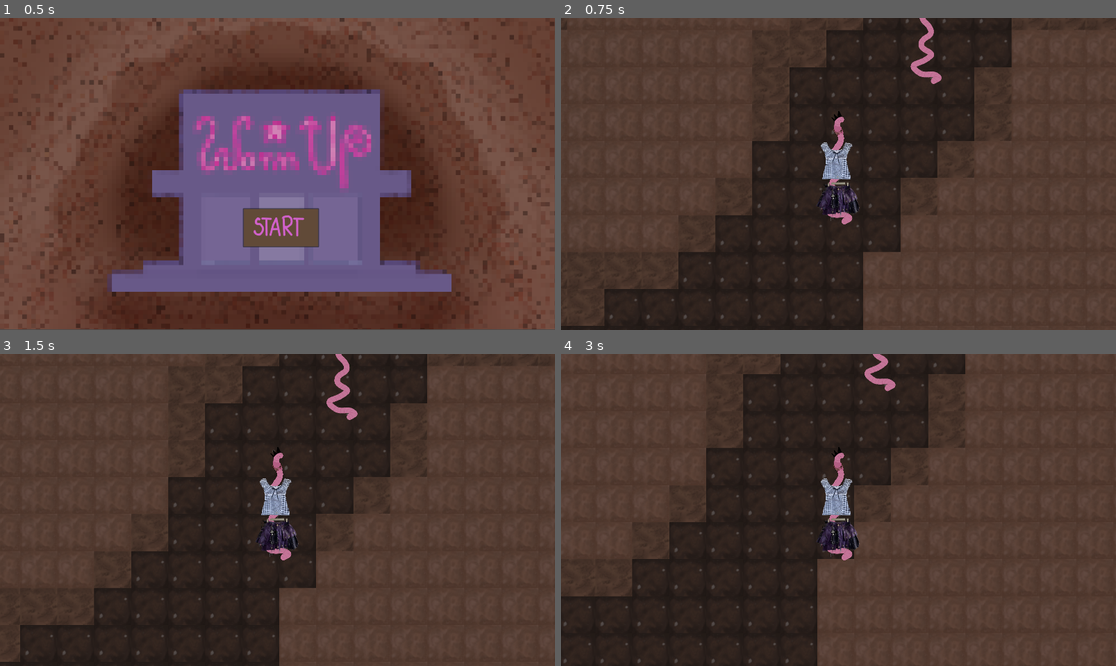
Above: before the commit, frames 1-4 (two rows, left to right).
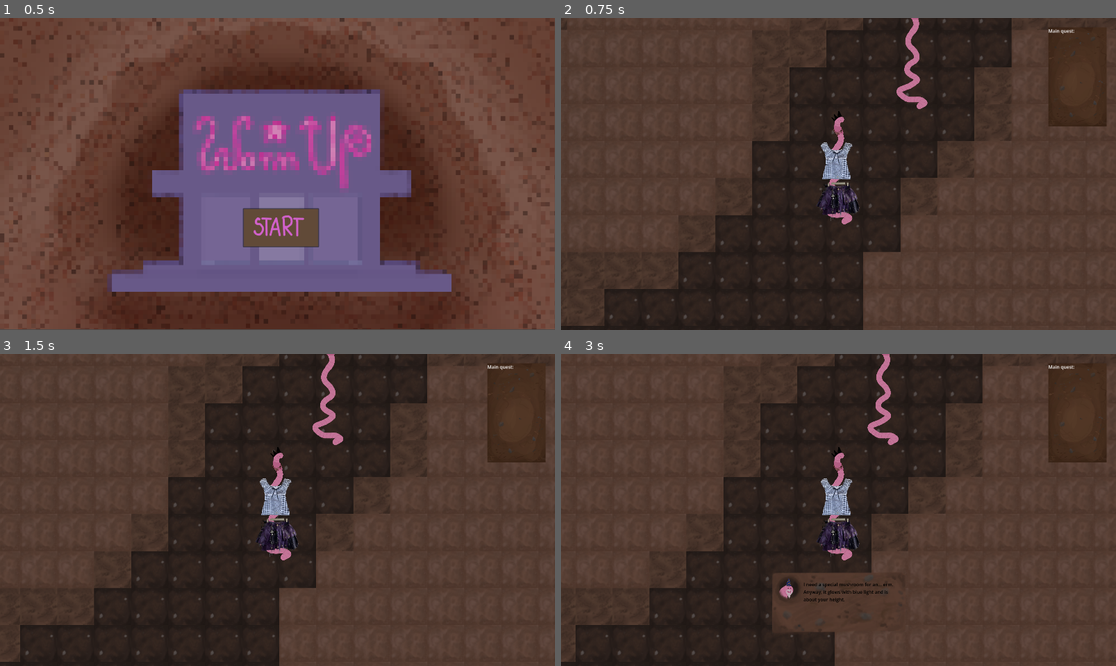
Above: after the commit, the same moments.

Repository: WiktorKociuba/worm-up
Game: Godot game, scene res://scenes/start.tscn
Two runs of this game, one before a commit and one after it. Both use one fixed random seed, a clock stepped at 60 frames per second and the inputs below.
Inputs (mouse positions are in pixels of both pictures, inside the frame that each line leads up to):
- Up to frame 1 (0.5 s): no input
- Up to frame 2 (0.75 s): click (844, 227) at 0.5 s
- Up to frame 3 (1.5 s): tap Enter at 1.25 s; move the mouse to (399, 494) at 1.27 s; hold D (right) from 1.28 s (still down); tap Alt at 1.35 s; click (399, 494) at 1.42 s
- Up to frame 4 (3 s): tap Space at 2 s; move the mouse to (727, 525) at 2.02 s; release D (right) at 2.03 s; hold S (down) 2.03-2.78 s; tap Shift at 2.1 s; click (727, 525) at 2.17 s; tap Enter at 2.75 s; move the mouse to (894, 441) at 2.77 s; hold D (right) from 2.78 s (still down); tap Alt at 2.85 s; click (894, 441) at 2.92 s

Frame 1 is identical in both runs. In frame 2, 1.7% of the frame differs, in the area x 60-99%, y 0-35%; in frame 3, 1.6%; in frame 4, 12%, in the area x 0-100%, y 0-100%.

Commit message:
Added quest list

Diff:
--- a/project.godot
+++ b/project.godot
@@ -21,6 +21,7 @@
 GameController="*uid://dm2bqibd1y0s7"
 EventController="*res://event_controller.gd"
 DialogController="*res://scripts/dialogController.gd"
+QuestController="*res://scripts/questController.gd"
 
 [display]
 
--- a/scenes/Player.tscn
+++ b/scenes/Player.tscn
@@ -35,6 +35,7 @@
 [ext_resource type="Texture2D" uid="uid://bph20vr5t7n7l" path="res://textures/pxArt (26).png" id="22_hxdpb"]
 [ext_resource type="Texture2D" uid="uid://cbxcub4vr1ub5" path="res://textures/pxArt (20).png" id="27_hxdpb"]
 [ext_resource type="Texture2D" uid="uid://bg5euov4ui3rq" path="res://textures/pxArt (21).png" id="28_agngo"]
+[ext_resource type="Texture2D" uid="uid://cs3k6v8scwif0" path="res://textures/IMG_20260301_121814.png" id="36_m4as6"]
 
 [sub_resource type="RectangleShape2D" id="RectangleShape2D_44cfe"]
 size = Vector2(117, 372)
@@ -220,6 +221,29 @@
 layout_mode = 3
 anchors_preset = 0
 
+[node name="QuestUI" type="Control" parent="UI" unique_id=1516113472]
+anchors_preset = 0
+offset_right = 40.0
+offset_bottom = 40.0
+
+[node name="TextureRect" type="TextureRect" parent="UI/QuestUI" unique_id=694644782]
+layout_mode = 0
+offset_left = 726.0
+offset_top = -507.0
+offset_right = 928.0
+offset_bottom = -164.98941
+texture = ExtResource("36_m4as6")
+expand_mode = 1
+
+[node name="VBoxContainer" type="VBoxContainer" parent="UI/QuestUI/TextureRect" unique_id=1833914307]
+layout_mode = 0
+offset_right = 189.0
+offset_bottom = 319.0
+
+[node name="Label" type="Label" parent="UI/QuestUI/TextureRect/VBoxContainer" unique_id=1880674427]
+layout_mode = 2
+text = "Main quest: "
+
 [node name="DialogUI" type="Control" parent="UI" unique_id=1535081419]
 visible = false
 anchors_preset = 0
--- a/scenes/bboy_npc.tscn
+++ b/scenes/bboy_npc.tscn
@@ -13,6 +13,8 @@
 script = ExtResource("1_1wk7e")
 dialogs = Array[String](["Would you be willing to help me?", "Of course!", "My birthday party is today but i don't have enough strawberries for my birthday cake. Could you go to the market and bring me some?", "Sure!", "Thank you so much, you're the best!! I need to bake the cake asap! Byee!!"])
 dialogsWho = Array[int]([2, 0, 2, 0, 2])
+questText = "Get a strawberry for the Birthday Worm"
+whoIsThis = 2
 
 [node name="Sprite2D" type="Sprite2D" parent="." unique_id=1548199253]
 position = Vector2(4.5776367e-05, 0)
--- a/scenes/main.tscn
+++ b/scenes/main.tscn
@@ -9,7 +9,7 @@
 [ext_resource type="Texture2D" uid="uid://cmvf8ej04qu51" path="res://scripts/Grafika_bez_nazwy (6).png" id="5_tefeu"]
 [ext_resource type="Script" path="res://scenes/sklep.gd" id="5_tipki"]
 [ext_resource type="Texture2D" uid="uid://n3bbj2g65am8" path="res://textures/Grafika_bez_nazwy (17).png" id="6_o6xl0"]
-[ext_resource type="PackedScene" uid="uid://b4kdq8x3hlckv" path="res://scenes/bboy_npc.tscn" id="10_choun"]
+[ext_resource type="PackedScene" uid="uid://f2flsruve0yq" path="res://scenes/wiz_npc.tscn" id="10_choun"]
 
 [sub_resource type="TileSetAtlasSource" id="TileSetAtlasSource_0xm2m"]
 texture = ExtResource("2_0xm2m")
@@ -187,7 +187,7 @@
 position = Vector2(173, 129)
 
 [node name="wizardNPC" parent="." unique_id=241741361 instance=ExtResource("10_choun")]
-position = Vector2(464, -399)
+position = Vector2(415, -312)
 
 [connection signal="body_entered" from="lumpeks/Area2D" to="lumpeks" method="_on_area_2d_body_entered"]
 [connection signal="body_entered" from="fryzjer/Area2D" to="fryzjer" method="_on_area_2d_body_entered"]
--- a/scenes/wiz_npc.tscn
+++ b/scenes/wiz_npc.tscn
@@ -10,14 +10,17 @@
 size = Vector2(111, 393)
 
 [node name="wizardNPC" type="CharacterBody2D" unique_id=241741361]
-script = ExtResource("1_pce8r")
+script = ExtResource("1_ao0ev")
 dialogs = Array[String](["Erm. I have a problem. Would you be willing to help, you young soul?", "Of course!", "I need  …(210 unchanged characters)…
 dialogsWho = Array[int]([1, 0, 1, 1, 1, 0])
+questId = 1
+questText = "Find a mushroom for Wizard"
+whoIsThis = 1
 
 [node name="Sprite2D" type="Sprite2D" parent="." unique_id=1548199253]
 position = Vector2(4.5776367e-05, 0)
 scale = Vector2(0.204878, 0.20487802)
-texture = ExtResource("2_6vcpw")
+texture = ExtResource("2_t3550")
 
 [node name="Area2D" type="Area2D" parent="." unique_id=1335053371]
 
--- a/scripts/dialogController.gd
+++ b/scripts/dialogController.gd
@@ -2,6 +2,7 @@
 # who:
 # 0-player
 # 1-wizard
+# 2-bboy
 
 signal displayDialog(who: int,text: String, id: int)
 signal nextDialog(who: int, id:int)
--- a/scripts/player.gd
+++ b/scripts/player.gd
@@ -12,6 +12,7 @@
 var dialogId: int
 var dialogWho: int
 var disableMovement: bool = false
+var quests = {}
 
 const SPEED = 400.0
 const JUMP_VELOCITY = -400.0
@@ -22,6 +23,8 @@
         $Camera2D.visible = false
     Clothes.clothesChanged.connect(setupClothes)
     DialogController.displayDialog.connect(displayNewDialog)
+    QuestController.activateQuest.connect(addQuest)
+    QuestController.deleteQuest.connect(removeQuest)
 
 func setupClothes() -> void:
     for item in headItems:
@@ -79,6 +82,7 @@
     if id == -1:
         $UI/DialogUI.visible = false
         disableMovement = false
+        dialogId = id
         return
     if id == 0:
         disableMovement = true
@@ -92,8 +96,18 @@
 
 func _unhandled_input(event: InputEvent) -> void:
     if event is InputEventMouseButton and event.pressed:
-        print("hreredw")
         DialogController.emit_signal("nextDialog", dialogWho, dialogId)
 
 func _on_button_pressed() -> void:
     get_tree().change_scene_to_file("res://scenes/main.tscn")
+
+func addQuest(id: int, text: String):
+    var questLabel = Label.new()
+    questLabel.text = text
+    $UI/QuestUI/TextureRect/VBoxContainer.add_child(questLabel)
+    quests[id] = questLabel
+    QuestController.isQuestActive[id] = true
+
+func removeQuest(id:int):
+    QuestController.isQuestCompleted[id] = true
+    quests[id].queue_free()
--- /dev/null
+++ b/scripts/questController.gd
@@ -0,0 +1,18 @@
+extends Node
+var birthdayQuestCompleted: bool = false
+var wizardQuestCompleted: bool = false
+var birthdayQuestActive: bool = false
+var wizardQuestActive: bool = false
+var isQuestCompleted = {
+    0: false,
+    1: false
+}
+var isQuestActive = {
+    0: false,
+    1: false
+}
+#ids
+#0-bboy
+#1-wizzard
+signal activateQuest(id: int, text: String)
+signal deleteQuest(id:int)
--- a/scripts/wizard_npc.gd
+++ b/scripts/wizard_npc.gd
@@ -2,6 +2,9 @@
 
 @export var dialogs: Array[String] = []
 @export var dialogsWho: Array[int] = []
+@export var questId: int
+@export var questText: String
+@export var whoIsThis: int
 var dialogDisplayed: bool = false
 func _ready() -> void:
     DialogController.nextDialog.connect(displayNextDialog)
@@ -12,7 +15,9 @@
         dialogDisplayed = true
 
 func displayNextDialog(who: int, id: int):
-    if id+1 < dialogs.size():
-        DialogController.emit_signal("displayDialog",dialogsWho[id+1],dialogs[id+1],id+1)
-    else:
-        DialogController.emit_signal("displayDialog",-1,"",-1)
+    if who == whoIsThis or who == 0 and id != -1:
+        if id+1 < dialogs.size():
+            DialogController.emit_signal("displayDialog",dialogsWho[id+1],dialogs[id+1],id+1)
+        else:
+            DialogController.emit_signal("displayDialog",-1,"",-1)
+            QuestController.emit_signal("activateQuest",questId,questText)
Not shown: 1 places in scenes/wiz_npc.tscn that only renumber resources
Not shown, added: scripts/questController.gd.uid
Binary file added: textures/IMG_20260301_121814.png
Not shown, added: textures/IMG_20260301_121814.png.import
